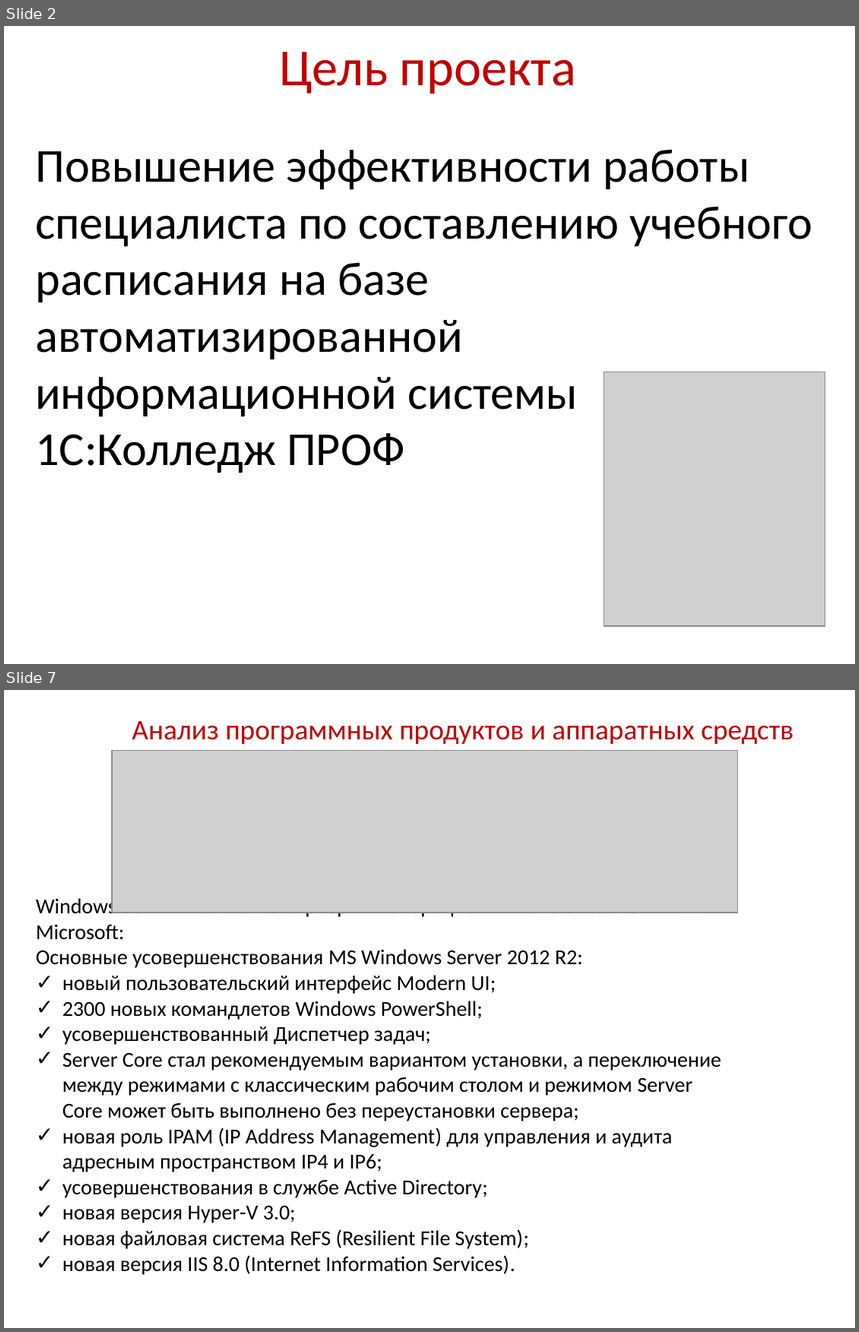
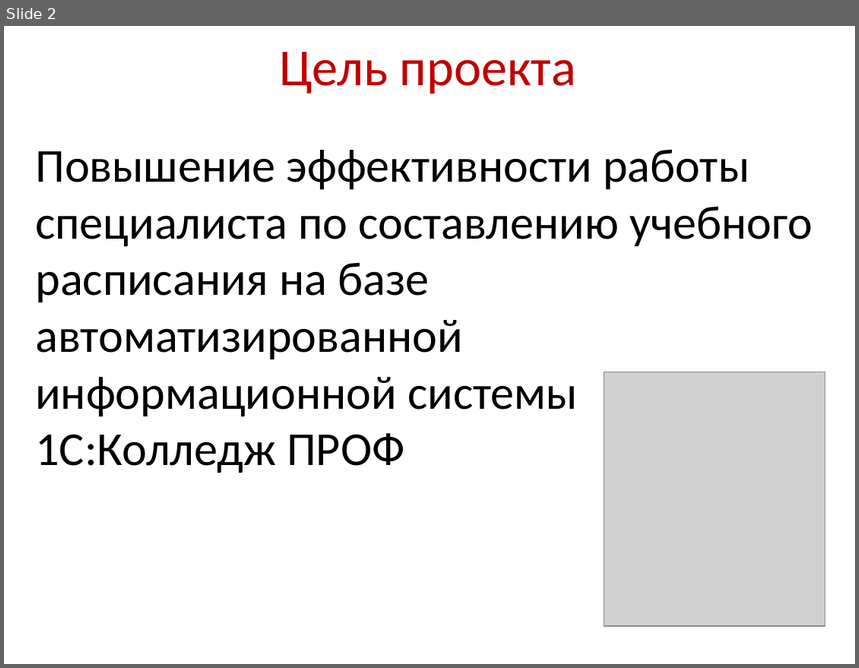
Before and after one commit to rasmushippy/dip, a slide deck: диплом/Презентация к диплому.pptx. Shown one above the other, each under a label of ours: slides 2 and 7 before the commit, slide 2 after it; the slides between them are not shown. The pictures are 859x1332 and 859x668 pixels, drawn with LibreOffice and Linux fonts; fonts in the diff are those of the drawing; grey boxes stand for pictures; background and template pictures are left out. Boxes give left, top, right and bottom in pixels: in the first picture for what was removed or moved away, otherwise in the second. Text is boxed around its words. In the diff, an @@ line names an element or a change of style, - is before the commit and + after.

```diff
--- a/диплом/Презентация к диплому.pptx
+++ b/диплом/Презентация к диплому.pptx
@@ slide 7 removed at <box>4,690,855,1328</box>, background picture (left out) @@
@@ text removed at <box>132,721,794,744</box> @@
-Анализ программных продуктов и аппаратных средств
@@ picture removed at <box>112,751,737,913</box> @@
@@ text removed at <box>36,896,722,1275</box> @@
-Windows Server — линейка серверных операционных систем от компании Microsoft:
-Основные усовершенствования MS Windows Server 2012 R2:
-✓ новый пользовательский интерфейс Modern UI;
-✓ 2300 новых командлетов Windows PowerShell;
-✓ усовершенствованный Диспетчер задач;
-✓ Server Core стал рекомендуемым вариантом установки, а переключение между режимами с классическим рабочим столом и режимом Server Core может быть выполнено без переустановки сервера;
-✓ новая роль IPAM (IP Address Management) для управления и аудита адресным пространством IP4 и IP6;
-✓ усовершенствования в службе Active Directory;
-✓ новая версия Hyper-V 3.0;
-✓ новая файловая система ReFS (Resilient File System);
-✓ новая версия IIS 8.0 (Internet Information Services).
```
Also in this commit, not shown: 2 slides changed, 5 slides added, 31 other slides removed, 4 other files.
